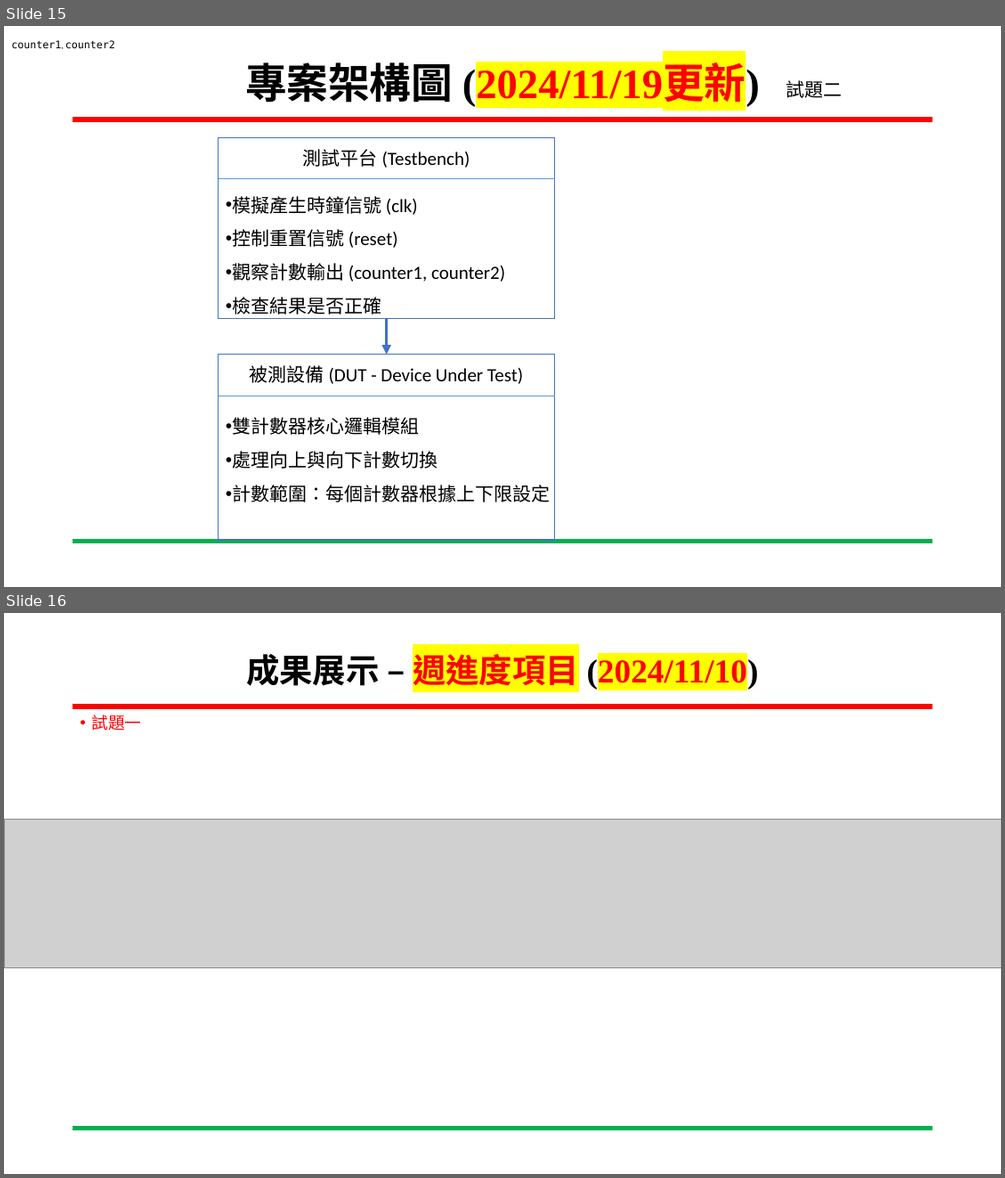
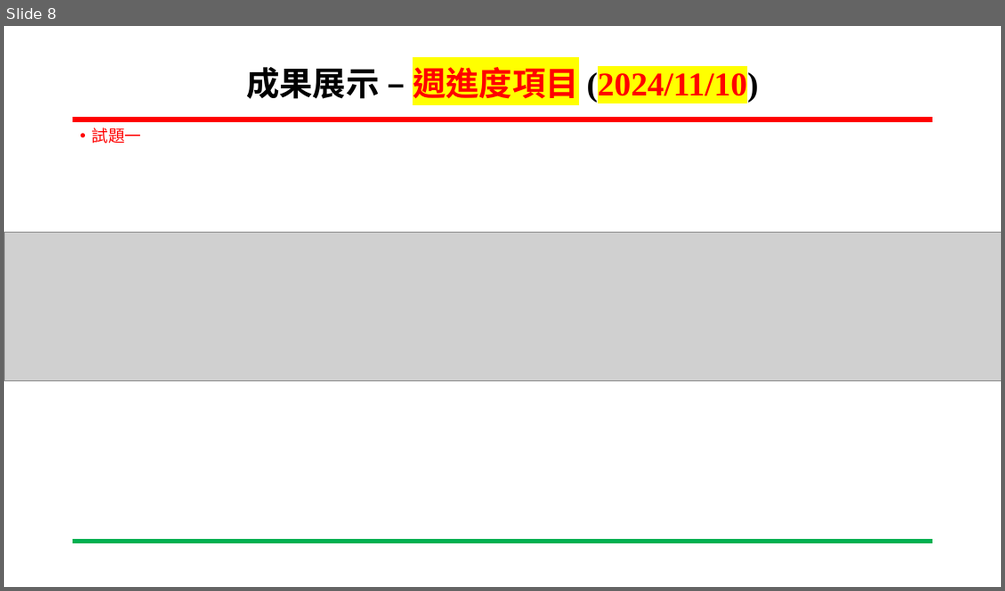
Before and after one commit to wsy0331/SOC_Lab_Exercises, a slide deck: 專案進度報告_吳紹郁_20241121.pptx. Shown one above the other, each under a label of ours: slides 15 and 16 before the commit, slide 8 after it. The pictures are 1005x1178 and 1005x591 pixels, drawn with LibreOffice and Linux fonts; fonts in the diff are those of the drawing; grey boxes stand for pictures; background and template pictures are left out. Boxes give left, top, right and bottom in pixels: in the first picture for what was removed or moved away, otherwise in the second. Text is boxed around its words. In the diff, an @@ line names an element or a change of style, - is before the commit and + after.

```diff
--- a/專案進度報告_吳紹郁_20241121.pptx
+++ b/專案進度報告_吳紹郁_20241121.pptx
@@ slide 15 removed at [4, 26, 1001, 587], background #FFFFFF; not listed: 2 template elements that a slide beside it also shows @@
@@ text removed at [11, 40, 115, 48] @@
-counter1, counter2
@@ title removed at [245, 62, 760, 107] @@
-專案架構圖 (2024/11/19更新)
@@ text removed at [786, 80, 842, 98] @@
-試題二
@@ rectangle removed at [218, 137, 555, 319] @@
@@ text removed at [303, 149, 470, 168] @@
-測試平台 (Testbench)
@@ line removed from (218, 178) to (555, 178) @@
@@ text removed at [232, 196, 505, 314] @@
-• 模擬產生時鐘信號 (clk)
-• 控制重置信號 (reset)
-• 觀察計數輸出 (counter1, counter2)
-• 檢查結果是否正確
@@ arrow removed from (387, 319) to (387, 354) @@
@@ rectangle removed at [218, 354, 555, 540] @@
@@ text removed at [250, 365, 523, 384] @@
-被測設備 (DUT - Device Under Test)
@@ line removed from (218, 395) to (555, 395) @@
@@ text removed at [232, 417, 550, 502] @@
-• 雙計數器核心邏輯模組
-• 處理向上與向下計數切換
-• 計數範圍：每個計數器根據上下限設定
@@ what was slide 16 is now slide 8 @@
```
Also in this commit, not shown: 5 slides changed, 9 other slides removed, 1 other file.
